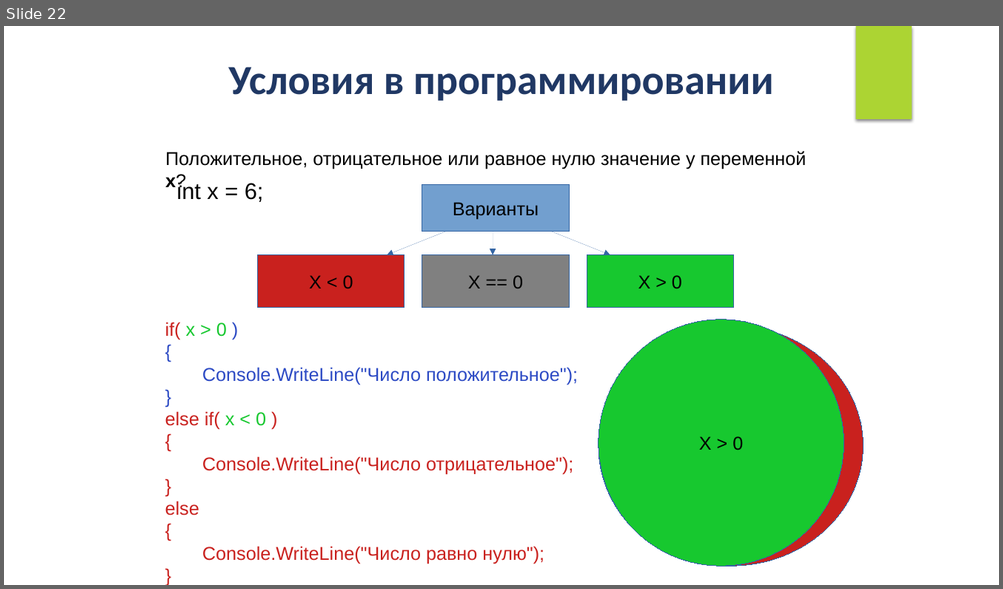
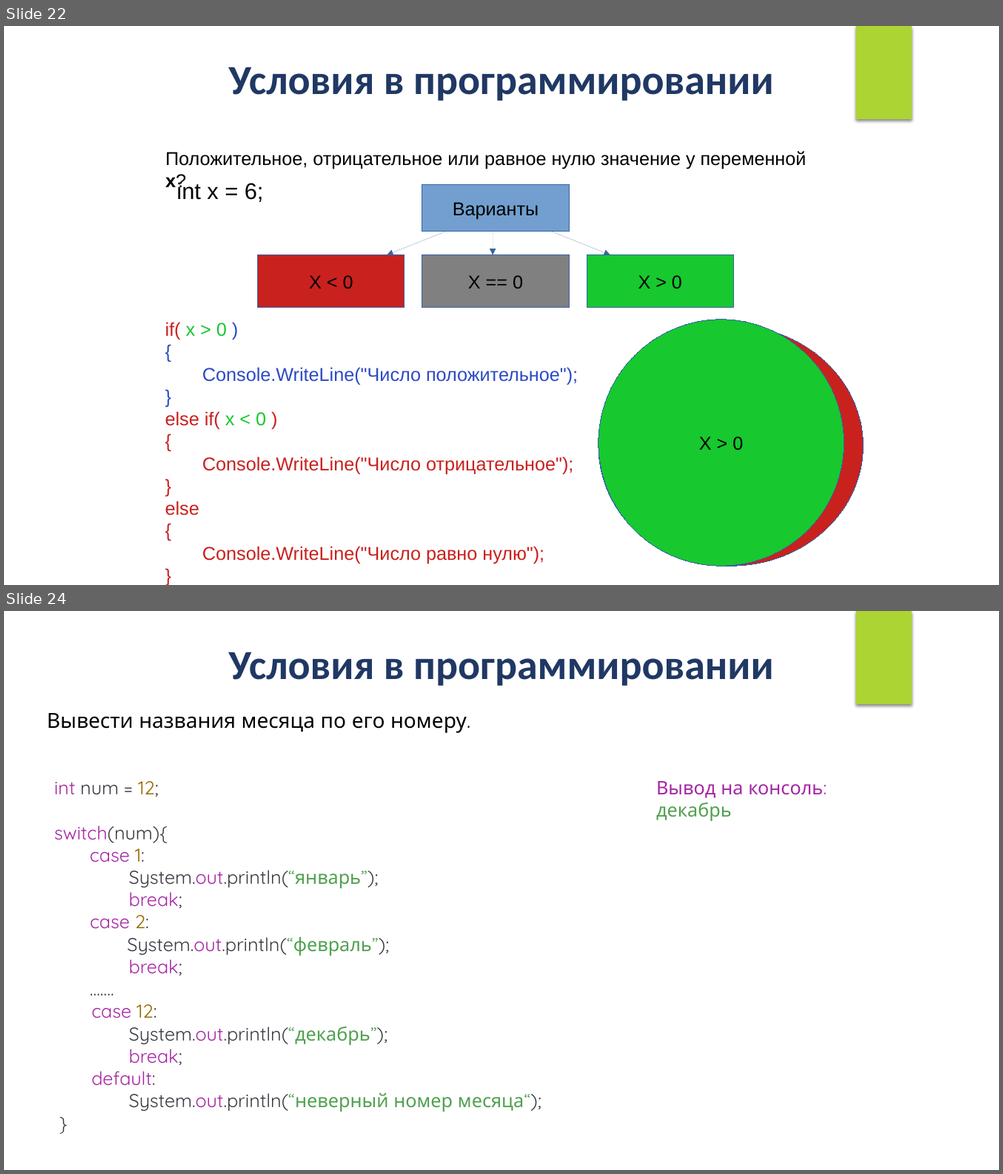
Before and after one commit to IriEfremova/LessonsCube, a slide deck: Samsung/Lesson5/Logical_operations.pptx. Shown one above the other, each under a label of ours: slide 22 before the commit, slides 22 and 24 after it; the slides between them are not shown. The pictures are 1003x589 and 1003x1174 pixels, drawn with LibreOffice and Linux fonts; fonts in the diff are those of the drawing. Boxes give left, top, right and bottom in pixels: in the first picture for what was removed or moved away, otherwise in the second. Text is boxed around its words. In the diff, an @@ line names an element or a change of style, - is before the commit and + after.

```diff
--- a/Samsung/Lesson5/Logical_operations.pptx
+++ b/Samsung/Lesson5/Logical_operations.pptx
@@ slide 24 added at (4,611,999,1170), background #FFFFFF; not listed: 1 template element that a slide beside it also shows @@
@@ text added at (228,652,773,686), 40 pt, text #203864, bold @@
+Условия в программировании
@@ text added at (47,713,466,733), 20 pt, text #000000 @@
+Вывести названия месяца по его номеру.
@@ text added at (54,781,541,1112), 18 pt, text #383A42 @@
+int num = 12;
+switch(num){
+case 1:
+System.out.println(“январь”);
+break;
+case 2:
+System.out.println(“февраль”);
+break;
+…….
+case 12:
+System.out.println(“декабрь”);
+break;
+default:
+System.out.println(“неверный номер месяца“);
+}
@@ text added at (656,781,822,821), 18 pt, text #A626A4 @@
+Вывод на консоль:
+декабрь
```
Also in this commit, not shown: 2 other slides added, 1 slide removed, 5 other files.
